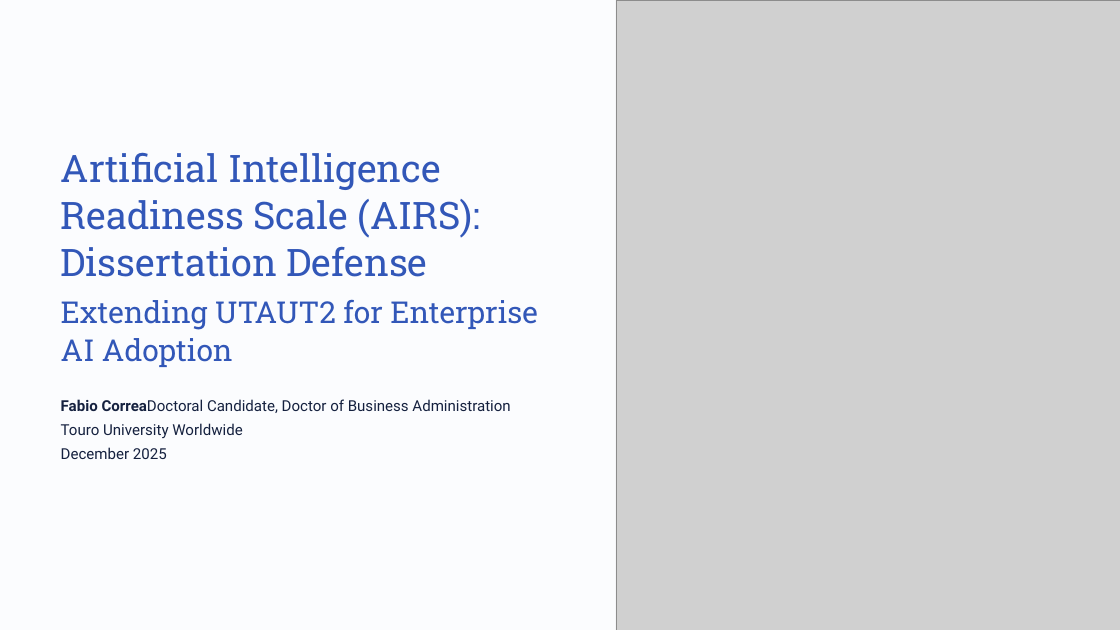
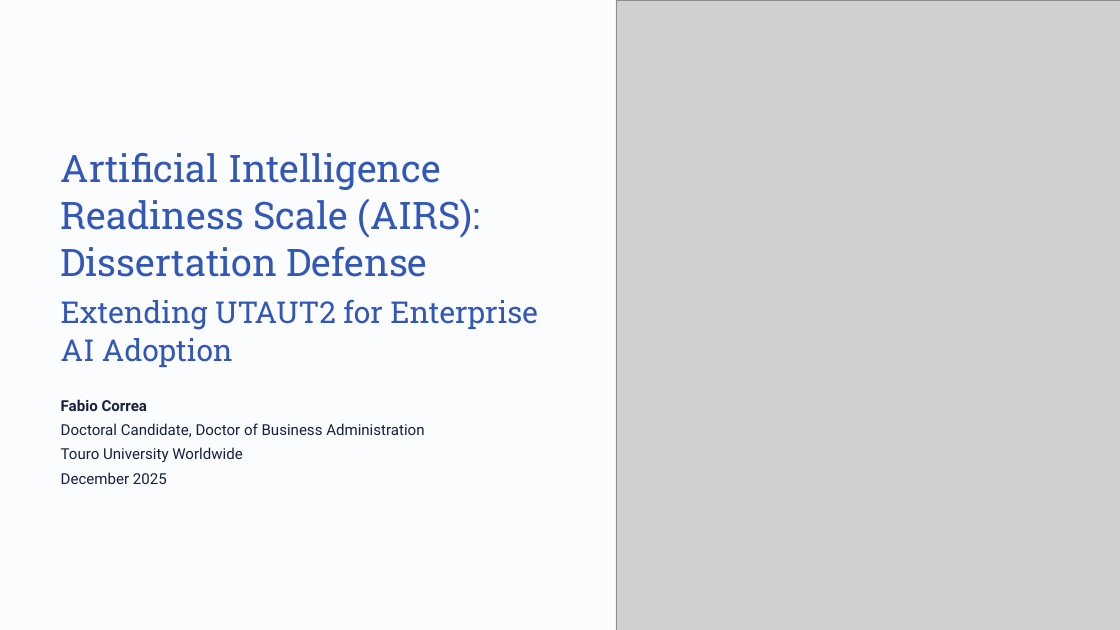
Before and after one commit to fabioc-aloha/AIRS_Data_Analysis, a slide deck: slide 1 of thesis/Artificial-Intelligence-Readiness-Scale-AIRS-Dissertation-Defense.pptx. Drawn at 1120x630 pixels with LibreOffice and Linux fonts; fonts in the diff are those of the drawing; grey boxes stand for pictures. Boxes give left, top, right and bottom in pixels: in the first picture for what was removed or moved away, otherwise in the second. Text is boxed around its words. In the diff, an @@ line names an element or a change of style, - is before the commit and + after.

```diff
--- a/thesis/Artificial-Intelligence-Readiness-Scale-AIRS-Dissertation-Defense.pptx
+++ b/thesis/Artificial-Intelligence-Readiness-Scale-AIRS-Dissertation-Defense.pptx
@@ text at bbox=[61, 399, 424, 437]: text changed @@
-Fabio CorreaDoctoral Candidate, Doctor of Business Administration
+Fabio Correa
+Doctoral Candidate, Doctor of Business Administration
```
Also in this commit, not shown: 12 other files.
